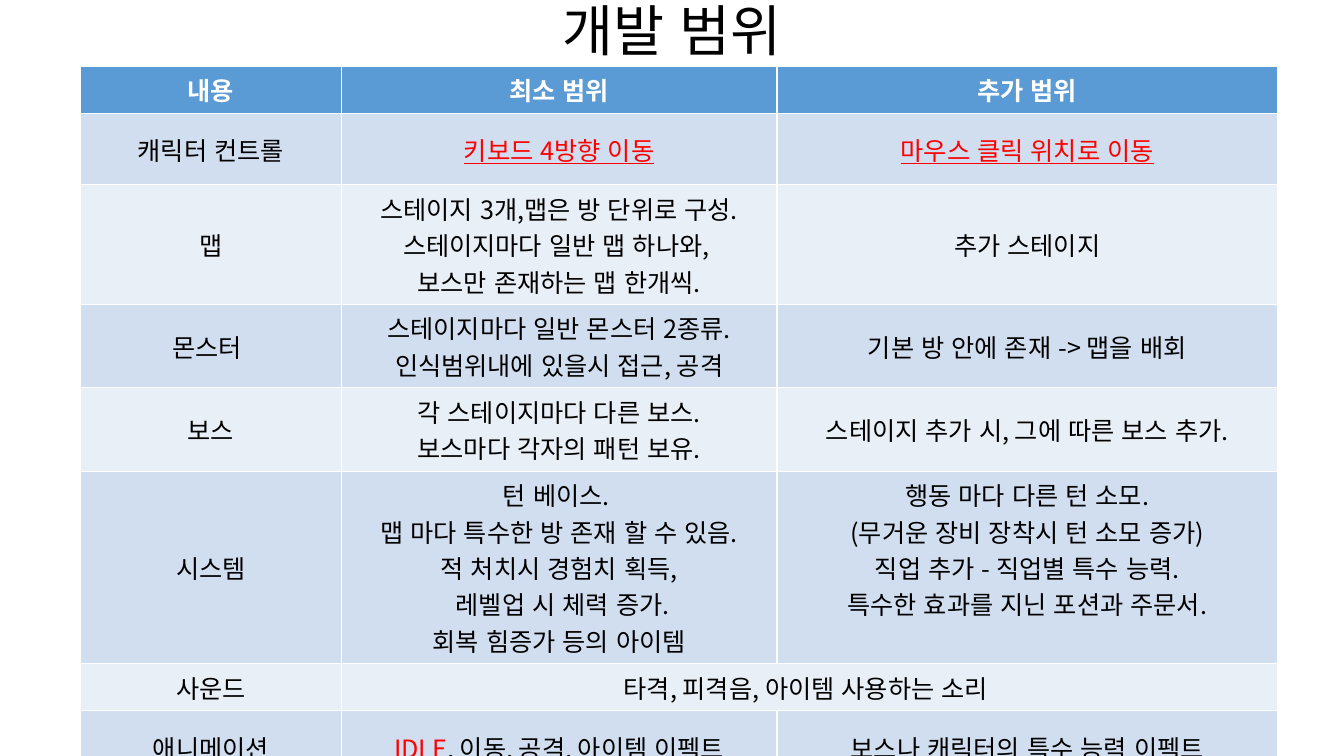
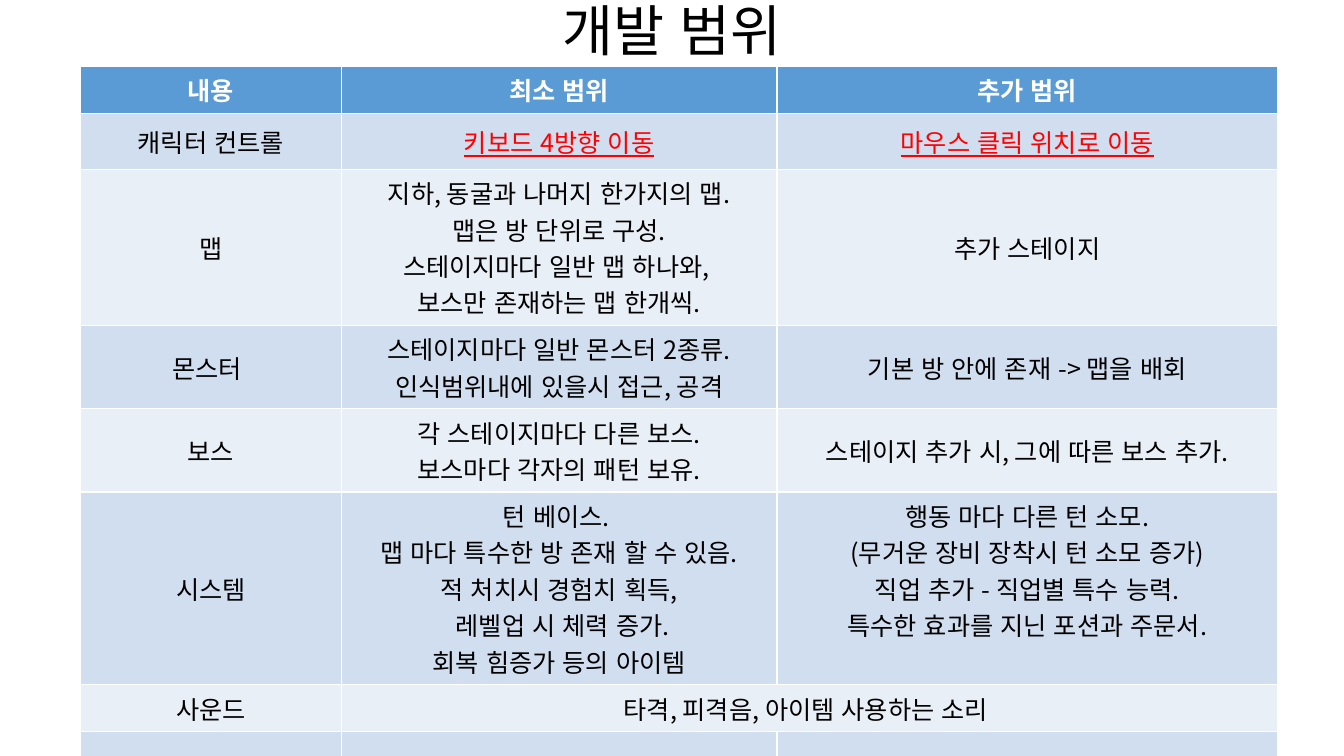
Before and after one commit to taeshs/2016180056---MyProjects, a slide deck: slide 3 of 2dgp 2016180056 정태주 2차 발표.pptx. Drawn at 1344x756 pixels with LibreOffice and Linux fonts; fonts in the diff are those of the drawing; background and template pictures are left out. Boxes give left, top, right and bottom in pixels: in the first picture for what was removed or moved away, otherwise in the second. Text is boxed around its words. In the diff, an @@ line names an element or a change of style, - is before the commit and + after.

```diff
--- a/2dgp 2016180056 정태주 2차 발표.pptx
+++ b/2dgp 2016180056 정태주 2차 발표.pptx
@@ table at (81, 67, 1278, 732) @@
-row 3, column 2: 스테이지 3개,맵은 방 단위로 구성. / 스테이지마다 일반 맵 하나와, / 보스만 존재하는 맵 한개씩.
+row 3, column 2: 지하, 동굴과 나머지 한가지의 맵. / 맵은 방 단위로 구성. / 스테이지마다 일반 맵 하나와, / 보스만 존재하는 맵 한개씩.
```
